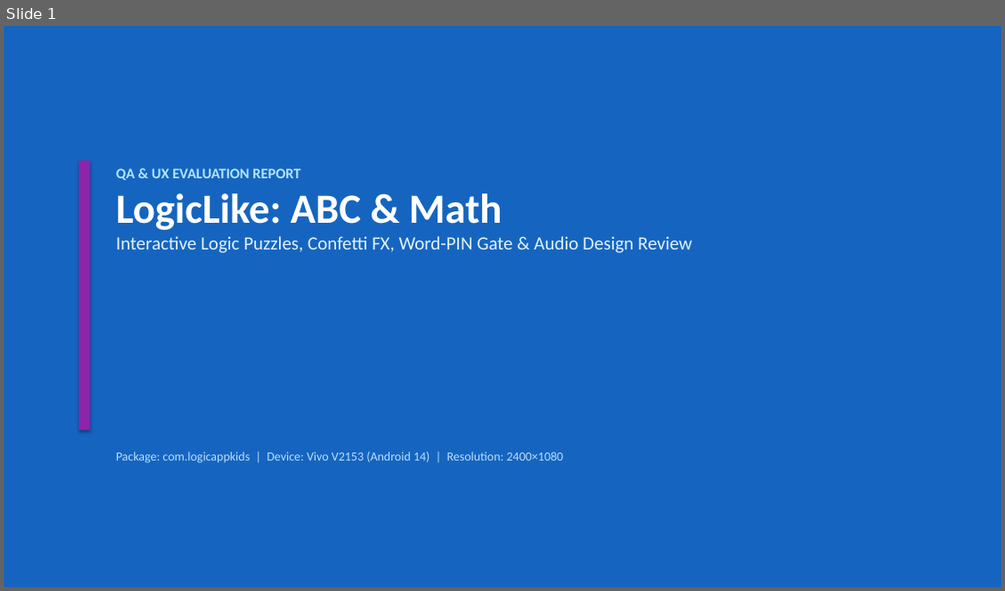
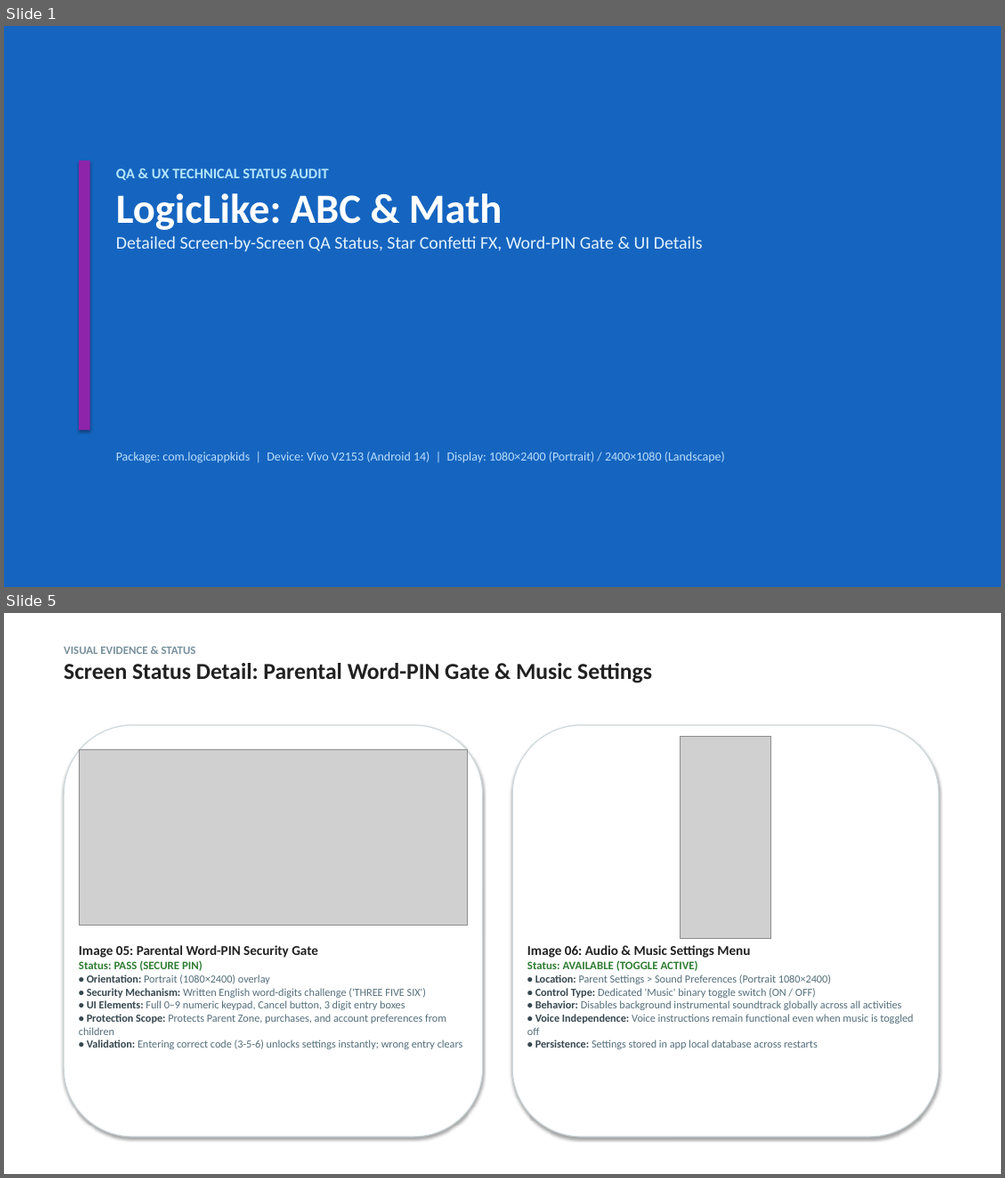
Before and after one commit to ananddub/game-qa-review-3g1j37, a slide deck: LogicLike_ABC_and_Math.pptx. Shown one above the other, each under a label of ours: slide 1 before the commit, slides 1 and 5 after it; the slides between them are not shown. The pictures are 1005x591 and 1005x1178 pixels, drawn with LibreOffice and Linux fonts; fonts in the diff are those of the drawing; grey boxes stand for pictures. Boxes give left, top, right and bottom in pixels: in the first picture for what was removed or moved away, otherwise in the second. Text is boxed around its words. In the diff, an @@ line names an element or a change of style, - is before the commit and + after.

Commit message:
Remove all suggestions/recommendations; update slides to focus purely on detailed screen statuses, UI elements, and technical parameters

```diff
--- a/LogicLike_ABC_and_Math.pptx
+++ b/LogicLike_ABC_and_Math.pptx
@@ slide 5 added at (4, 613, 1001, 1174), background #FFFFFF @@
@@ text added at (64, 646, 652, 683), 22 pt, text #212121, bold @@
+VISUAL EVIDENCE & STATUS
+Screen Status Detail: Parental Word-PIN Gate & Music Settings
@@ rounded rectangle added at (64, 725, 483, 1136), fill #FFFFFF, outline #CFD8DC 1 pt @@
@@ rounded rectangle added at (512, 725, 938, 1136), fill #FFFFFF, outline #CFD8DC 1 pt @@
@@ picture added at (680, 737, 771, 938) @@
@@ picture added at (79, 750, 468, 925) @@
@@ text added at (79, 945, 463, 1049), 10.5 pt, text #546E7A @@
+Image 05: Parental Word-PIN Security Gate
+Status: PASS (SECURE PIN)
+• Orientation: Portrait (1080×2400) overlay
+• Security Mechanism: Written English word-digits challenge ('THREE FIVE SIX')
+• UI Elements: Full 0–9 numeric keypad, Cancel button, 3 digit entry boxes
+• Protection Scope: Protects Parent Zone, purchases, and account preferences from children
+• Validation: Entering correct code (3-5-6) unlocks settings instantly; wrong entry clears
@@ text added at (527, 945, 913, 1049), 10.5 pt, text #546E7A @@
+Image 06: Audio & Music Settings Menu
+Status: AVAILABLE (TOGGLE ACTIVE)
+• Location: Parent Settings > Sound Preferences (Portrait 1080×2400)
+• Control Type: Dedicated 'Music' binary toggle switch (ON / OFF)
+• Behavior: Disables background instrumental soundtrack globally across all activities
+• Voice Independence: Voice instructions remain functional even when music is toggled off
+• Persistence: Settings stored in app local database across restarts
@@ slide 1 changed as well @@
@@ text at (116, 168, 329, 180): text changed @@
-QA & UX EVALUATION REPORT
+QA & UX TECHNICAL STATUS AUDIT
@@ text at (116, 236, 703, 251): text changed; size 18 to 17 pt @@
-Interactive Logic Puzzles, Confetti FX, Word-PIN Gate & Audio Design Review
+Detailed Screen-by-Screen QA Status, Star Confetti FX, Word-PIN Gate & UI Details
@@ text at (116, 451, 725, 463): text changed @@
-Package: com.logicappkids | Device: Vivo V2153 (Android 14) | Resolution: 2400×1080
+Package: com.logicappkids | Device: Vivo V2153 (Android 14) | Display: 1080×2400 (Portrait) / 2400×1080 (Landscape)
```
Also in this commit, not shown: 1 other slide changed, 4 other slides added, 6 slides removed, 2 other files.
